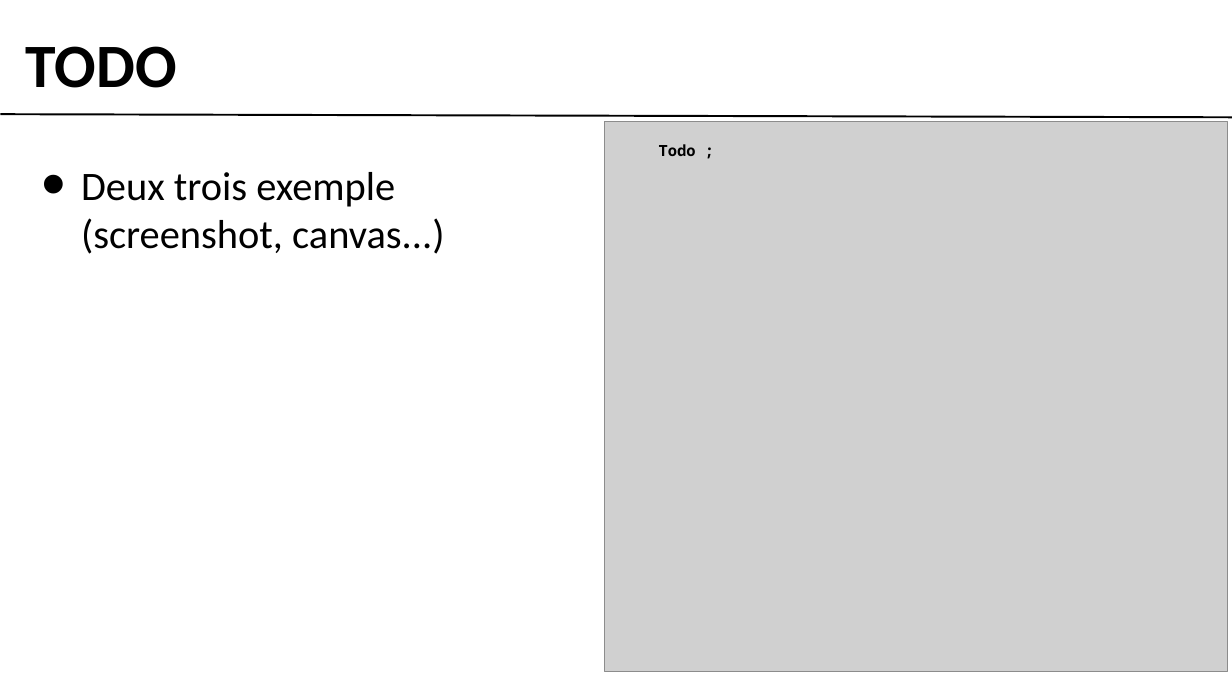
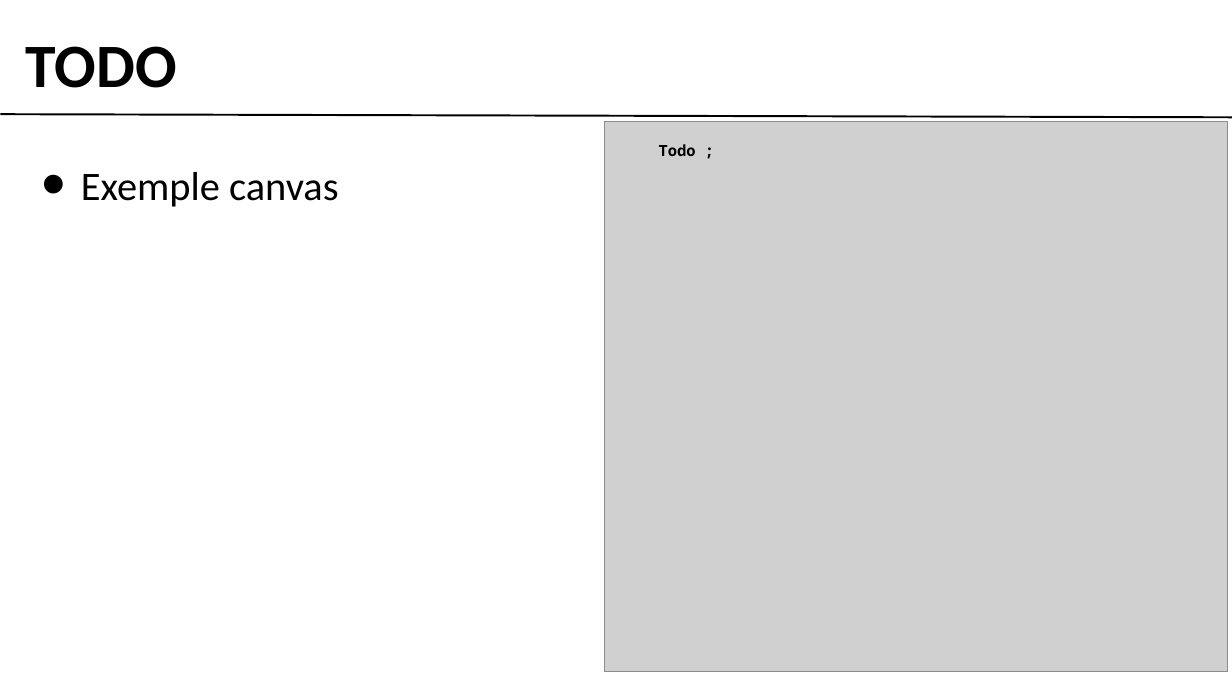
Before and after one commit to gobengo/devoxx-panorama-js-testing, a slide deck: slide 5 of doc/phantom_part.ppt (slide 6 before the commit). Drawn at 1232x693 pixels with LibreOffice and Linux fonts; fonts in the diff are those of the drawing; grey boxes stand for pictures; background and template pictures are left out. Boxes give left, top, right and bottom in pixels: in the first picture for what was removed or moved away, otherwise in the second. Text is boxed around its words. In the diff, an @@ line names an element or a change of style, - is before the commit and + after.

```diff
--- a/doc/phantom_part.ppt
+++ b/doc/phantom_part.ppt
@@ text at (81, 172, 339, 207): text changed @@
-• Deux trois exemple (screenshot, canvas...)
+• Exemple canvas
```
Also in this commit, not shown: 3 other slides changed, 5 slides added, 3 slides removed, 1 other file.
